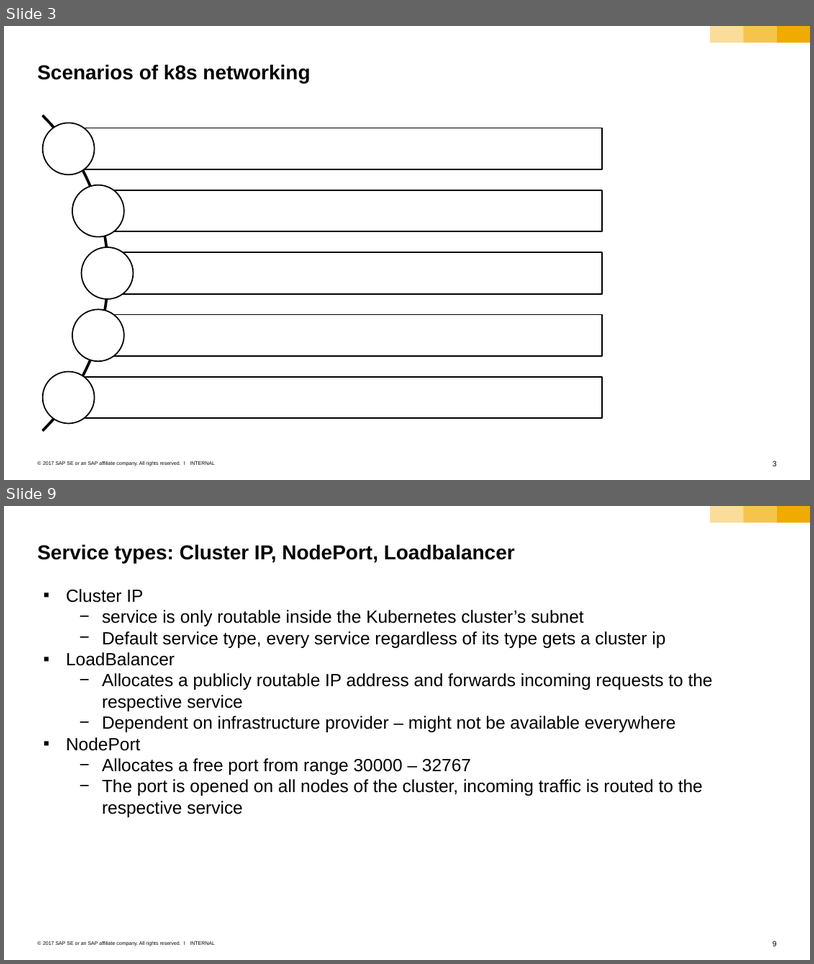
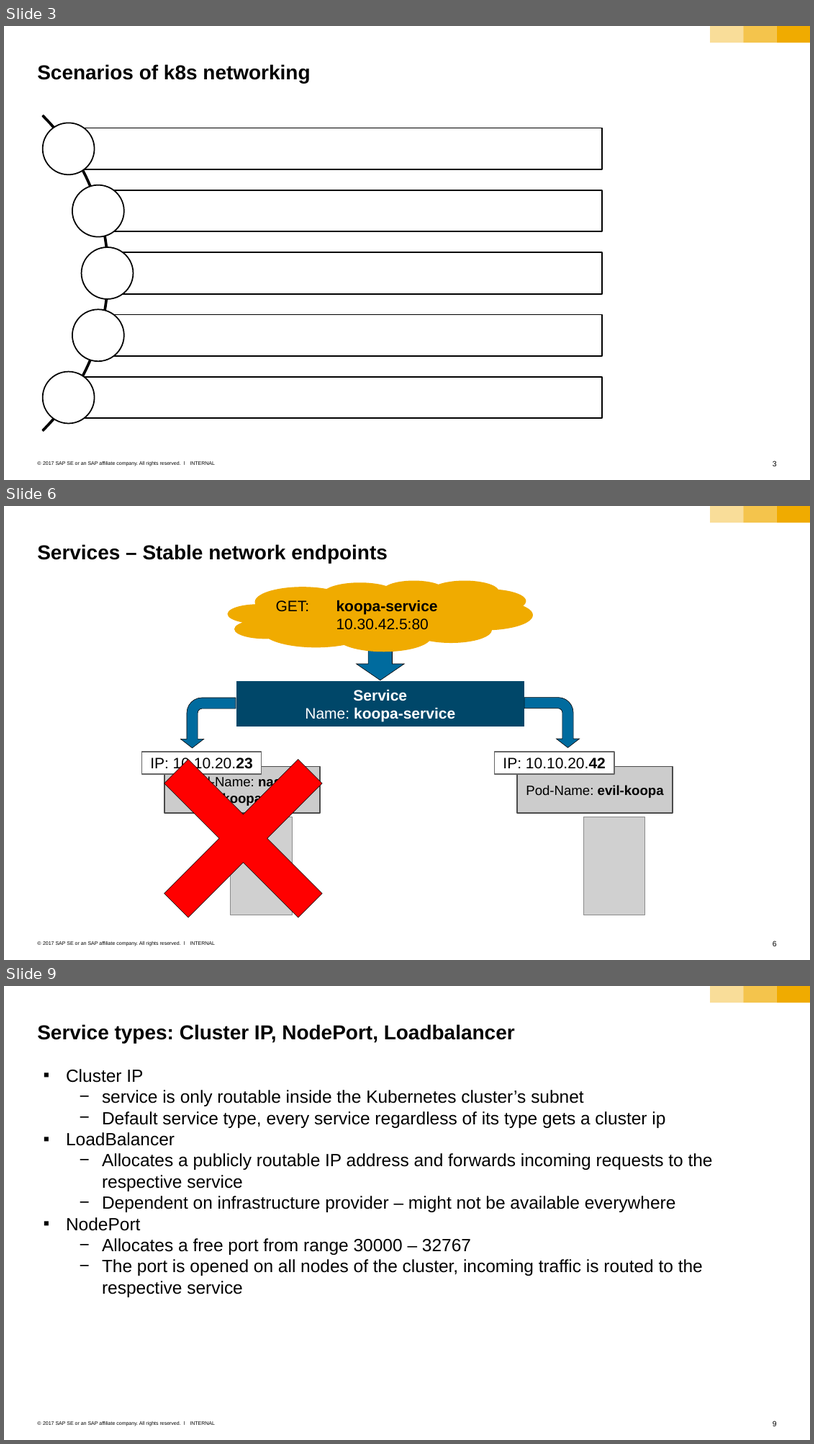
Before and after one commit to cuijiyao01/docker-k8s-training, a slide deck: kubernetes/04_networking_services.pptx. Shown one above the other, each under a label of ours: slides 3 and 9 before the commit, slides 3, 6 and 9 after it; the slides between them are not shown. The pictures are 814x964 and 814x1444 pixels, drawn with LibreOffice and Linux fonts; fonts in the diff are those of the drawing; grey boxes stand for pictures. Boxes give left, top, right and bottom in pixels: in the first picture for what was removed or moved away, otherwise in the second. Text is boxed around its words. In the diff, an @@ line names an element or a change of style, - is before the commit and + after.

Commit message:
More Koopa (and better colors).

```diff
--- a/kubernetes/04_networking_services.pptx
+++ b/kubernetes/04_networking_services.pptx
@@ slide 6 added at bbox=[4, 506, 810, 960], background #FFFFFF; not listed: 6 template elements that a slide beside it also shows @@
@@ title added at bbox=[37, 544, 388, 563], 24 pt, text #000000, bold @@
+Services – Stable network endpoints
@@ cloud added at bbox=[228, 580, 533, 651], fill #F0AB00, 18 pt, text #000000 @@
+GET: koopa-service
+10.30.42.5:80
@@ down arrow added at bbox=[356, 647, 404, 680], fill #006B9E, outline #000000 0.5 pt @@
@@ bent arrow added at bbox=[180, 698, 236, 748], fill #006B9E, outline #000000 0.5 pt @@
@@ rectangle added at bbox=[236, 680, 525, 726], fill #00476A, outline #FFFFFF 0.5 pt, 18 pt, text #FFFFFF, bold @@
+Service
+Name: koopa-service
@@ bent arrow added at bbox=[525, 697, 579, 747], fill #006B9E, outline #000000 0.5 pt @@
@@ cross added at bbox=[115, 709, 372, 960], fill #FF0000, outline #000000 0.5 pt @@
@@ rectangle added at bbox=[142, 752, 262, 773], fill #FFFFFF, outline #666666 1.5 pt, 18 pt, text #000000 @@
+IP: 10.10.20.23
@@ rectangle added at bbox=[495, 752, 615, 773], fill #FFFFFF, outline #666666 1.5 pt, 18 pt, text #000000 @@
+IP: 10.10.20.42
@@ rectangle added at bbox=[164, 766, 320, 813], fill #CCCCCC, outline #4B4B4B 1.5 pt, 16 pt, text #000000, bold @@
+Pod-Name: nasty-koopa
@@ rectangle added at bbox=[517, 766, 673, 813], fill #CCCCCC, outline #4B4B4B 1.5 pt, 16 pt, text #000000, bold @@
+Pod-Name: evil-koopa
@@ picture added at bbox=[231, 817, 292, 914] @@
@@ picture added at bbox=[584, 817, 645, 914] @@
```
Also in this commit, not shown: 6 slides changed, 1 other slide added, 2 slides removed, 2 other files.
